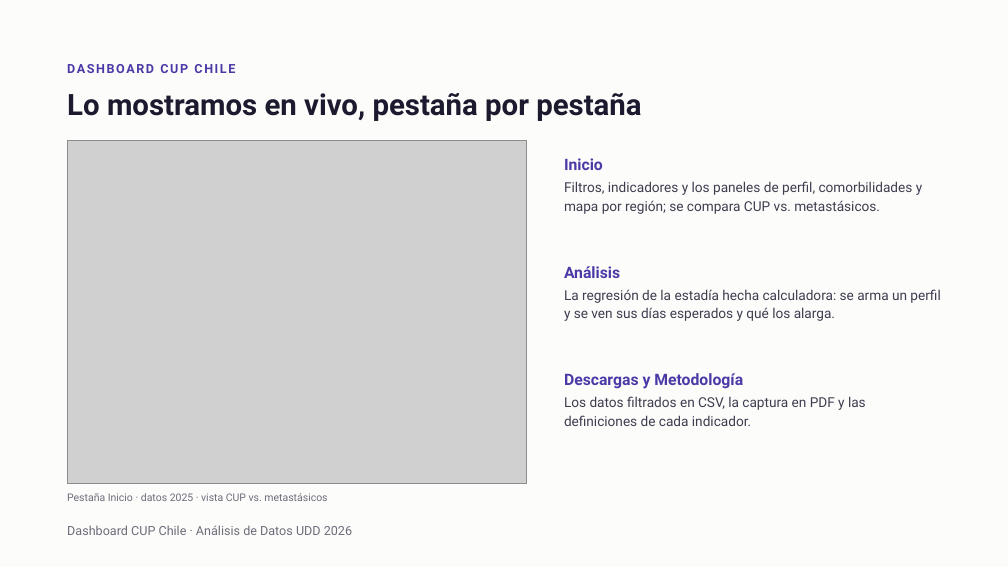
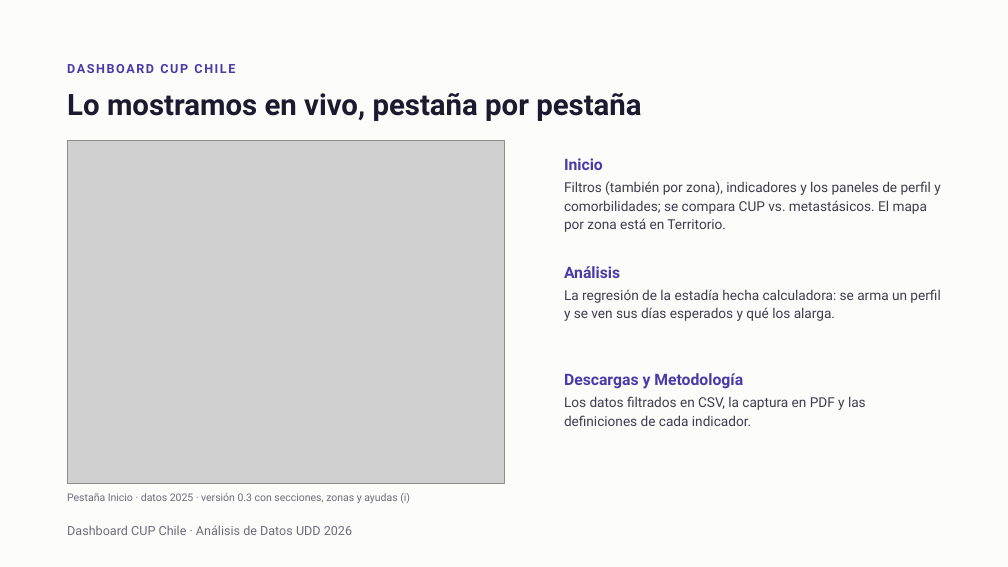
Before and after one commit to mvxizzz/proyecto-analisis-datos, a slide deck: slide 13 of presentacion/Dashboard CUP Chile - Avance 2.pptx. Drawn at 1008x567 pixels with LibreOffice and Linux fonts; fonts in the diff are those of the drawing; grey boxes stand for pictures. Boxes give left, top, right and bottom in pixels: in the first picture for what was removed or moved away, otherwise in the second. Text is boxed around its words. In the diff, an @@ line names an element or a change of style, - is before the commit and + after.

Commit message:
Correcciones del plan de trabajo y dashboard v0.3 con zonas
- Comorbilidad definida igual en la PPT, el guion, el dashboard y el notebook
- "Restricción de datos (0–18 años)" en vez de "limpieza"
- Pacientes únicos frente a egresos: 3.889 egresos CUP de 3.520 pacientes (no es la suma de los años)
- PPT: sin SMR ni embudo en la metodología; captura nueva del dashboard
- Dashboard: "Dif. %" en vez de "Var.", ayudas (i) en cada variable, colores por significado y UI renovada
- Filtro Zona (norte, centro y sur); el mapa se acerca a la zona elegida
- Pestaña Territorio: mapa grande por egresos o mortalidad, indicadores y detalle por región
- Pestaña Comparaciones: las tres zonas lado a lado, CUP frente a metastásicos
- Guion y su PDF actualizados

```diff
--- a/presentacion/Dashboard CUP Chile - Avance 2.pptx
+++ b/presentacion/Dashboard CUP Chile - Avance 2.pptx
@@ picture: place and size @@
-picture at box(67, 141, 527, 484)
+picture at box(67, 141, 504, 484)
@@ text at box(564, 181, 940, 232): text changed @@
-Filtros, indicadores y los paneles de perfil, comorbilidades y mapa por región; se compara CUP vs. metastásicos.
+Filtros (también por zona), indicadores y los paneles de perfil y comorbilidades; se compara CUP vs. metastásicos. El mapa por zona está en Territorio.
@@ text at box(67, 493, 410, 503): text changed @@
-Pestaña Inicio · datos 2025 · vista CUP vs. metastásicos
+Pestaña Inicio · datos 2025 · versión 0.3 con secciones, zonas y ayudas (i)
```
Also in this commit, not shown: 4 other slides changed, 7 other files.
